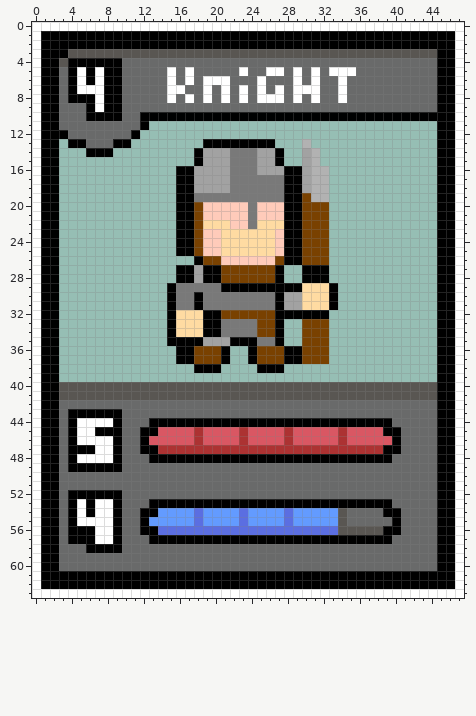
Two states of a pixel-art file, Assets/Art/KnightTim.aseprite. This is how it looked before the edit.
48x64 pixels, 1 frame.
The same view after the edit:
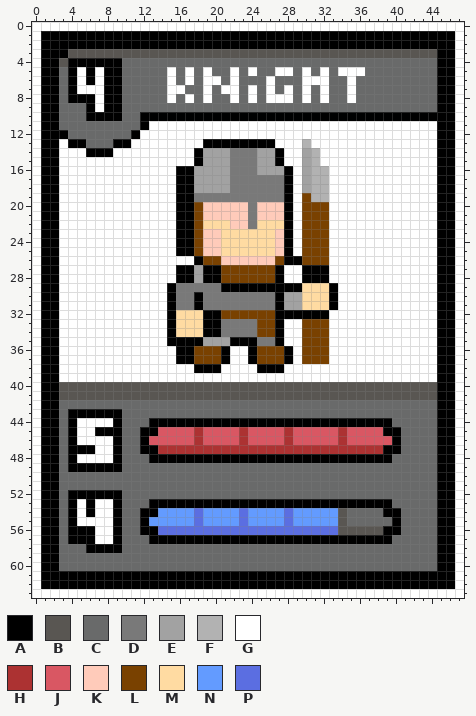
Palette (. is transparent): A #000000  B #595652  C #696a6a  D #797979  E #a2a2a2  F #b2b2b2  G #ffffff  H #ac3232  J #d95763  K #ffcbba  L #794100  M #ffdba2  N #639bff  P #5b6ee1
Edits made:
Colour G becomes colour C in row 5 at x 23, 26, 29, 31 and 33; in row 6 at x 21, 25, 29 and 34; in row 7 at x 23, 25, 27, 29, 31 and 34; in row 8 at x 21, 23, 25, 29, 31 and 34.
The author put colour G in row 11 at x 13 to 44; in row 12 at x 12 to 44; in row 13 at x 3, 11 to 18, 27 to 29 and 31 to 44; in row 14 at x 3 to 5, 9 to 17, 28 to 29 and 32 to 44; in row 15 at x 3 to 17, 28 to 29 and 32 to 44; in rows 16 to 25 at x 3 to 15 and 33 to 44.
The author put colour G in row 26 at x 3 to 17 and 33 to 44; in rows 27 to 28 at x 3 to 15, 28 to 29 and 33 to 44; in rows 29 to 31 at x 3 to 14 and 34 to 44; in row 32 at x 3 to 14 and 33 to 44; in rows 33 to 35 at x 3 to 14, 28 to 29 and 33 to 44; in rows 36 to 37 at x 3 to 15, 22 to 23 and 33 to 44.
The author put colour G in row 38 at x 3 to 17, 21 to 24 and 28 to 44; in row 39 at x 3 to 44.
Colour A becomes colour G in rows 16 to 25 at x 29; in rows 36 to 37 at x 29.
Colour C becomes colour G in row 5 at x 19, 22, 24, 28, 30, 32 and 36; in row 6 at x 22, 26, 30, 32 and 35; in row 7 at x 22, 24, 26, 28, 32 and 35; in row 8 at x 22, 24, 28, 30, 32 and 35.
